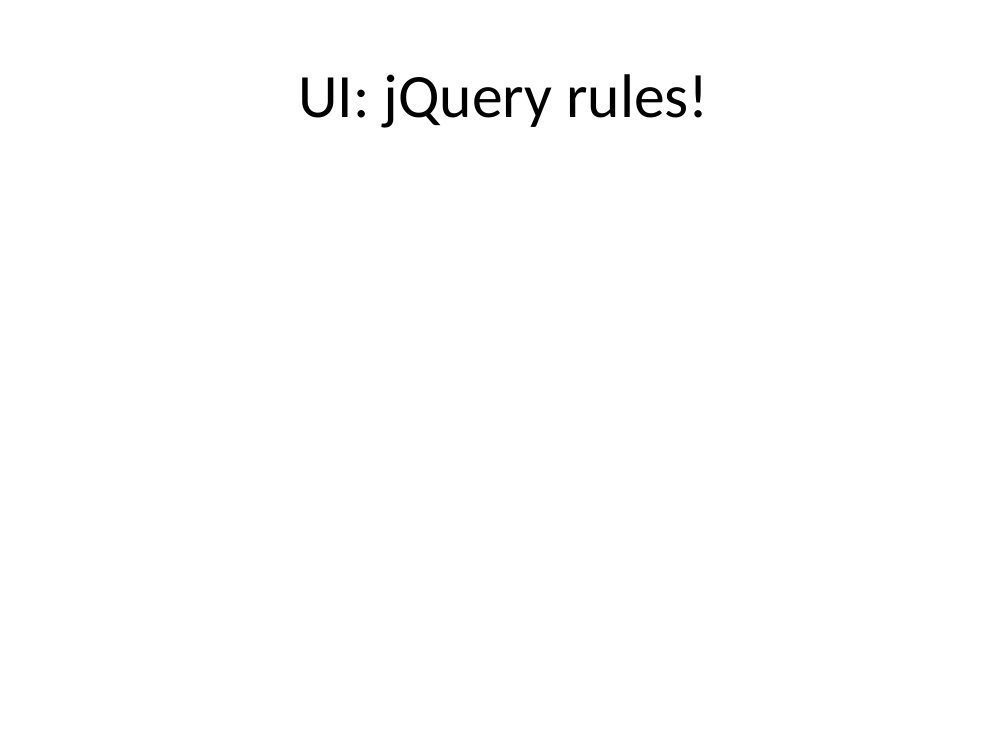
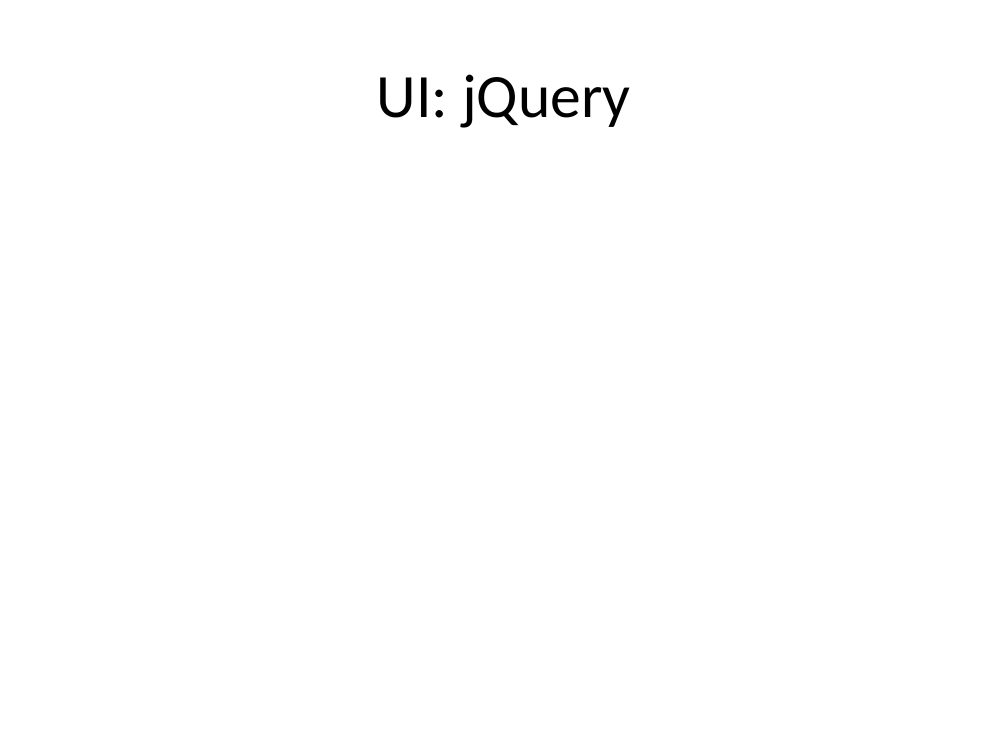
Before and after one commit to michelgrootjans/dkvlessonslearned, a slide deck: slide 3 of slides/Technical Session/Lessons learned.pptx. Drawn at 1008x756 pixels with LibreOffice and Linux fonts; fonts in the diff are those of the drawing. Boxes give left, top, right and bottom in pixels: in the first picture for what was removed or moved away, otherwise in the second. Text is boxed around its words. In the diff, an @@ line names an element or a change of style, - is before the commit and + after.

```diff
--- a/slides/Technical Session/Lessons learned.pptx
+++ b/slides/Technical Session/Lessons learned.pptx
@@ title at (x1=377, y1=74, x2=631, y2=128): text changed @@
-UI: jQuery rules!
+UI: jQuery
```
Also in this commit, not shown: 2 other slides changed, 3 slides added, 1 slide removed, 1 other file.
